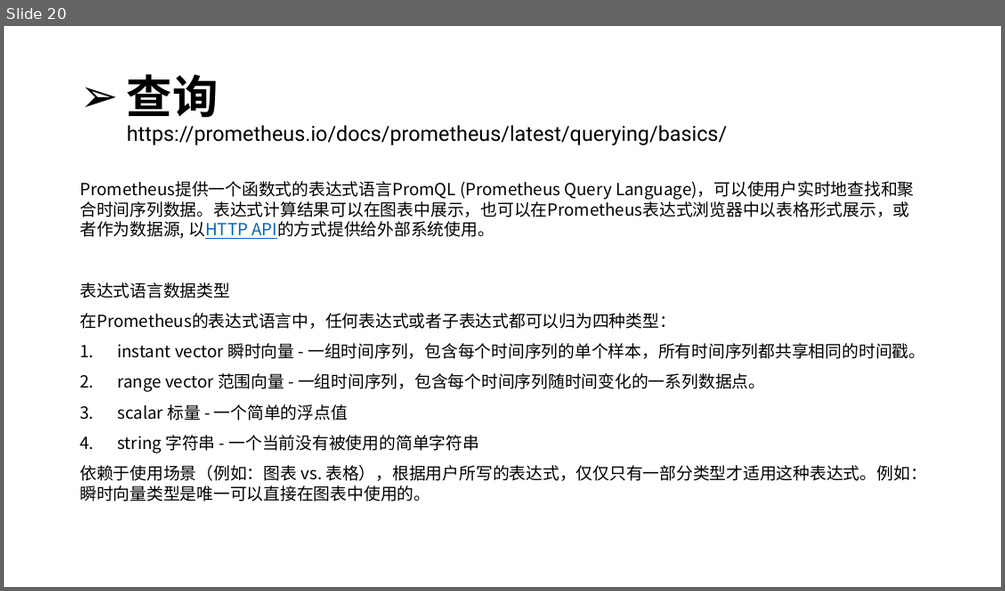
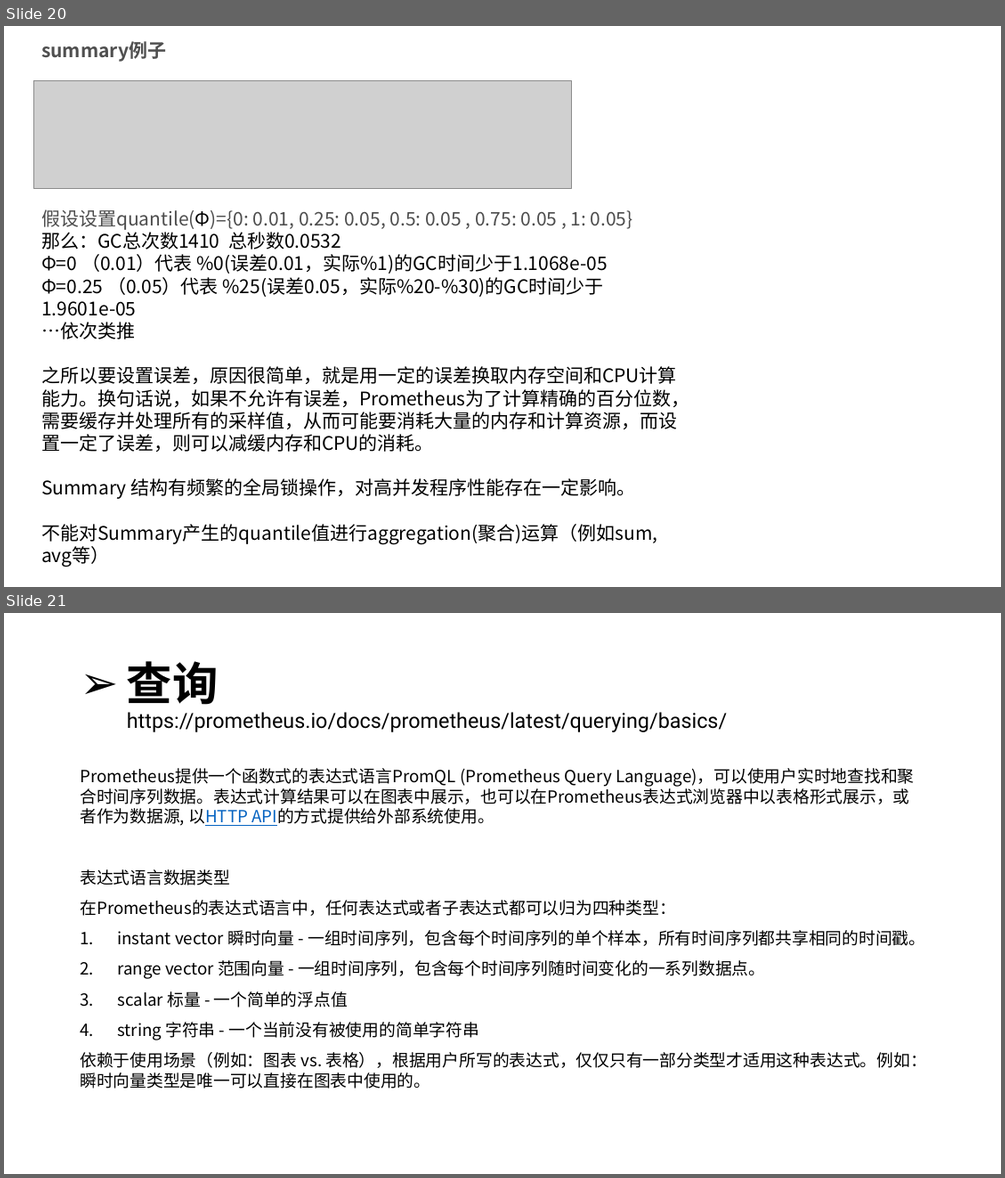
Before and after one commit to kingreatwill/open, a slide deck: files/Prometheus.pptx. Shown one above the other, each under a label of ours: slide 20 before the commit, slides 20 and 21 after it. The pictures are 1005x591 and 1005x1178 pixels, drawn with LibreOffice and Linux fonts; fonts in the diff are those of the drawing; grey boxes stand for pictures. Boxes give left, top, right and bottom in pixels: in the first picture for what was removed or moved away, otherwise in the second. Text is boxed around its words. In the diff, an @@ line names an element or a change of style, - is before the commit and + after.

```diff
--- a/files/Prometheus.pptx
+++ b/files/Prometheus.pptx
@@ slide 20 added at box(4, 26, 1001, 587), background #FFFFFF @@
@@ text added at box(41, 41, 166, 62), 18 pt, text #4F4F4F, bold @@
+summary例子
@@ picture added at box(34, 80, 572, 188) @@
@@ text added at box(41, 209, 690, 544), 18 pt, text #000000 @@
+假设设置quantile(Φ)={0: 0.01, 0.25: 0.05, 0.5: 0.05 , 0.75: 0.05 , 1: 0.05}
+那么：GC总次数1410 总秒数0.0532
+Φ=0 （0.01）代表 %0(误差0.01，实际%1)的GC时间少于1.1068e-05
+Φ=0.25 （0.05）代表 %25(误差0.05，实际%20-%30)的GC时间少于1.9601e-05
+…依次类推
+之所以要设置误差，原因很简单，就是用一定的误差换取内存空间和CPU计算能力。换句话说，如果不允许有误差，Prometheus为了计算精确的百分位数，需要缓存并处理所有的采样值，从而可能要消耗大量的内存和计算资源，而设置一定了误差，则可以减缓内存和CPU的消耗。
+Summary 结构有频繁的全局锁操作，对高并发程序性能存在一定影响。
+不能对Summary产生的quantile值进行aggregation(聚合)运算（例如sum, avg等）
@@ what was slide 20 is now slide 21 @@
```
Also in this commit, not shown: 1 slide changed, 1 other file.
